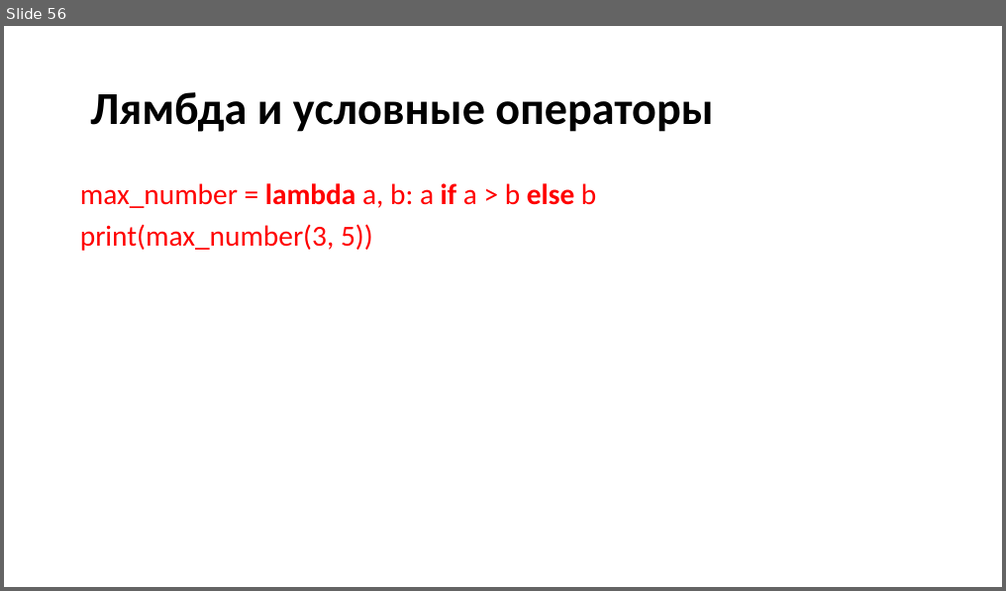
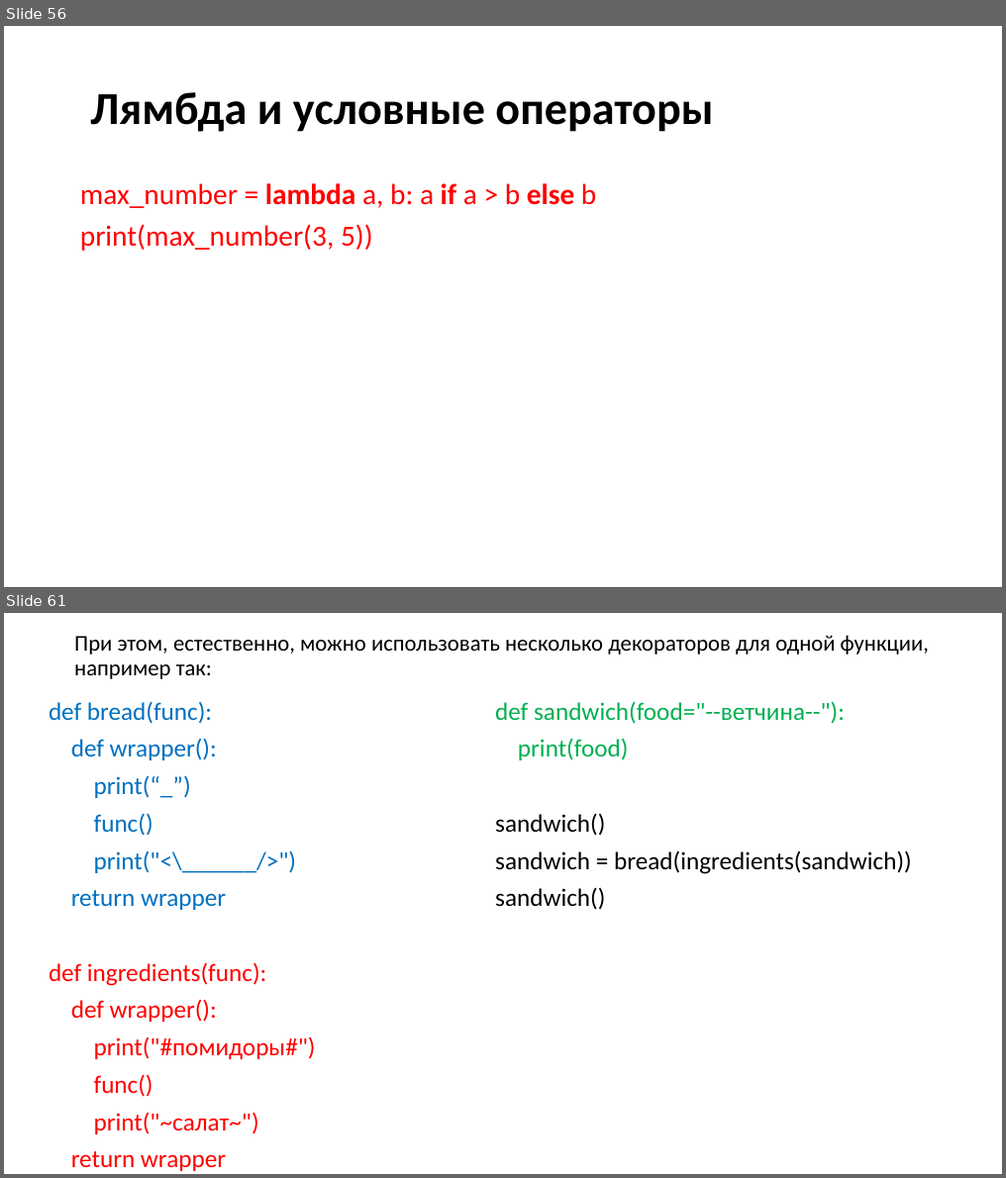
Before and after one commit to xDes-by/test, a slide deck: Презентация5.pptx. Shown one above the other, each under a label of ours: slide 56 before the commit, slides 56 and 61 after it; the slides between them are not shown. The pictures are 1006x591 and 1006x1178 pixels, drawn with LibreOffice and Linux fonts; fonts in the diff are those of the drawing. Boxes give left, top, right and bottom in pixels: in the first picture for what was removed or moved away, otherwise in the second. Text is boxed around its words. In the diff, an @@ line names an element or a change of style, - is before the commit and + after.

```diff
--- a/Презентация5.pptx
+++ b/Презентация5.pptx
@@ slide 61 added at [4, 613, 1002, 1174], background #FFFFFF @@
@@ title added at [74, 635, 929, 679], 21.6 pt, text #000000 @@
+При этом, естественно, можно использовать несколько декораторов для одной функции, например так:
@@ text added at [49, 701, 912, 1171], 24 pt, text #FF0000 @@
+def bread(func):
+def wrapper():
+print(“_”)
+func()
+print("<\______/>")
+return wrapper
+def ingredients(func):
+def wrapper():
+print("#помидоры#")
+func()
+print("~салат~")
+return wrapper
+def sandwich(food="--ветчина--"):
+print(food)
+sandwich()
+sandwich = bread(ingredients(sandwich))
+sandwich()
```
Also in this commit, not shown: 8 other slides added, 1 other file.
